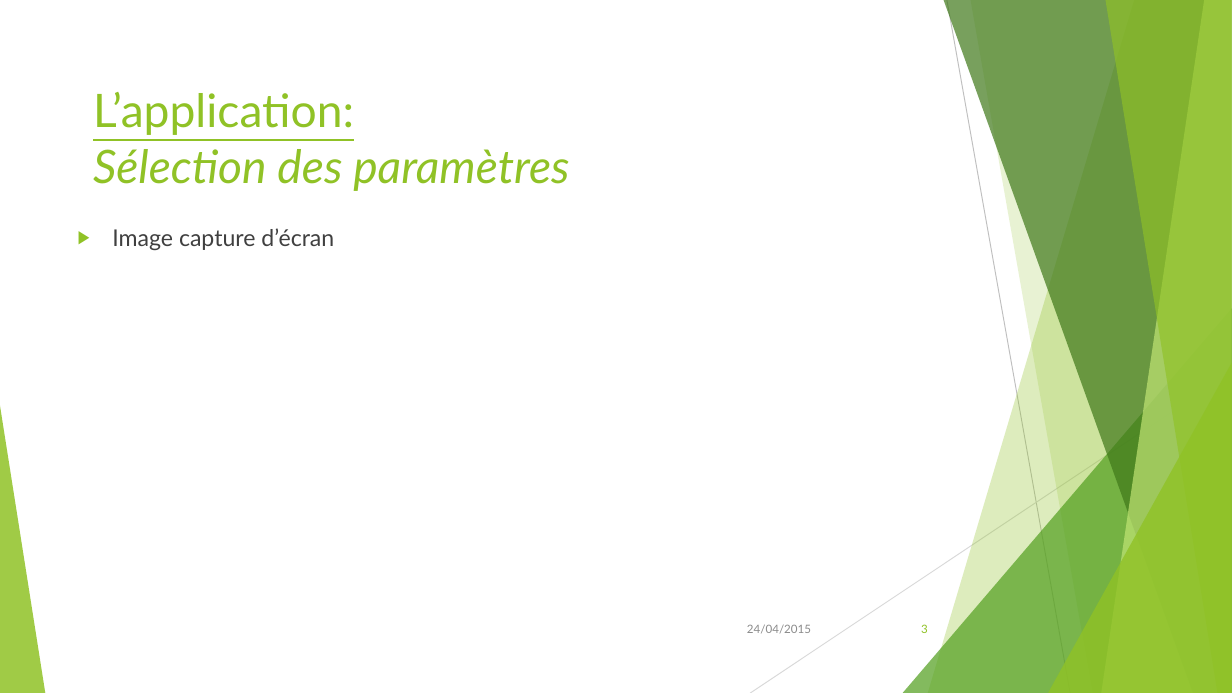
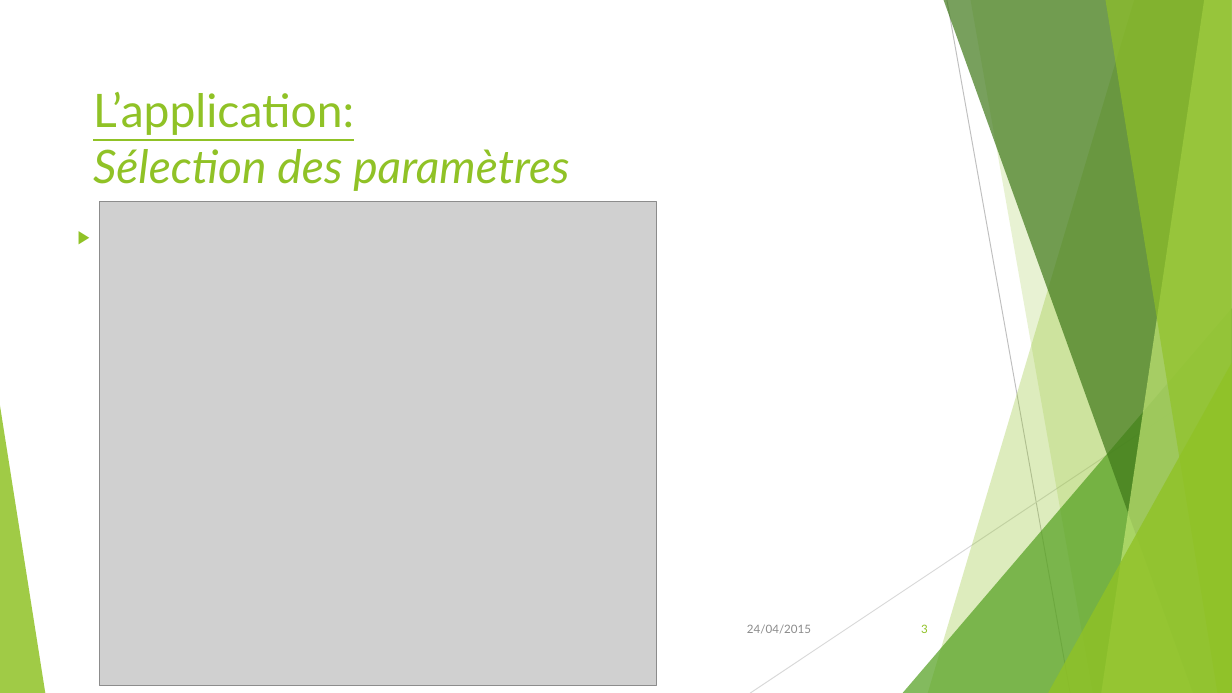
Before and after one commit to LeoGaudias/Projet_IA, a slide deck: slide 3 of presentationia.pptx. Drawn at 1232x693 pixels with LibreOffice and Linux fonts; fonts in the diff are those of the drawing; grey boxes stand for pictures. Boxes give left, top, right and bottom in pixels: in the first picture for what was removed or moved away, otherwise in the second. Text is boxed around its words. In the diff, an @@ line names an element or a change of style, - is before the commit and + after.

```diff
--- a/presentationia.pptx
+++ b/presentationia.pptx
@@ picture added at (99,201,656,686) @@
@@ text removed at (112,228,334,250) @@
-▶ Image capture d’écran
```
Also in this commit, not shown: 3 other slides changed, 2 slides added, 1 other file.
